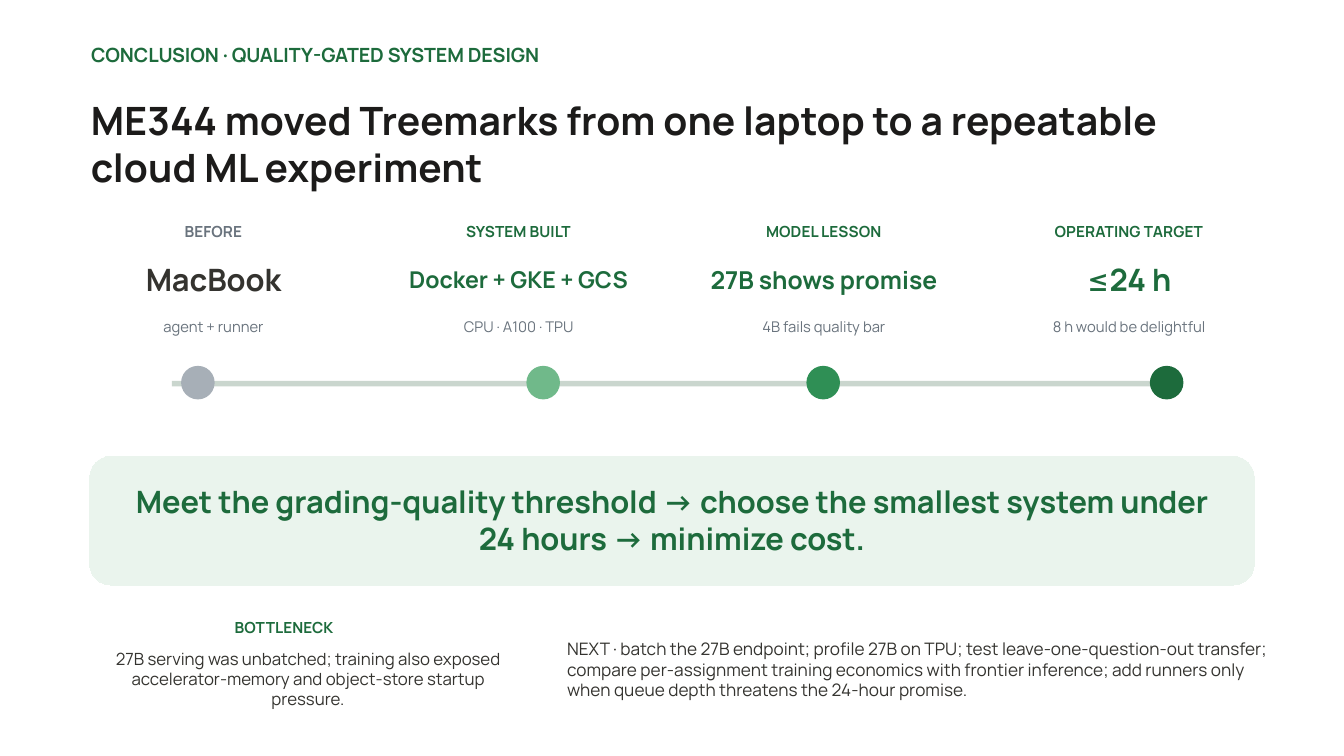
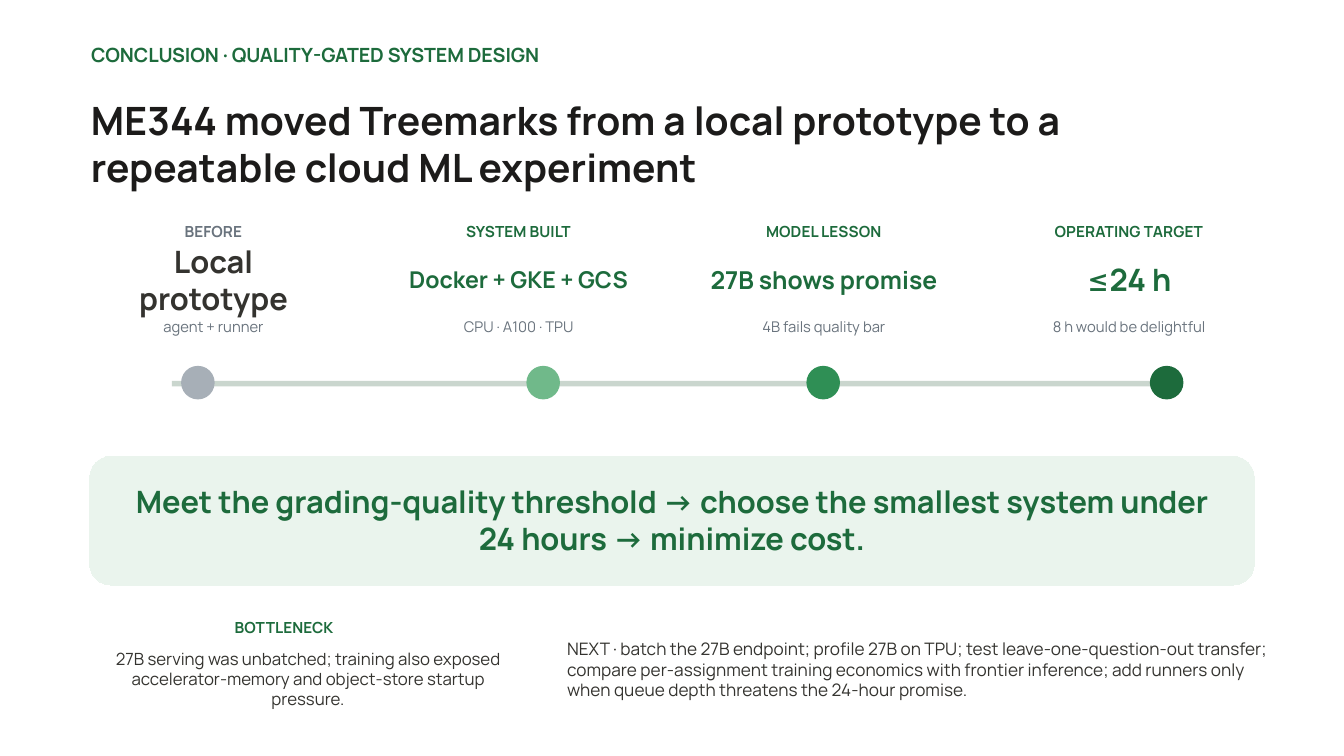
Before and after one commit to seanyepez/me344ricechem, a slide deck: slide 5 of slides/ME344_RiceChem_Option2_5_Slides.pptx. Drawn at 1344x756 pixels with LibreOffice and Linux fonts; fonts in the diff are those of the drawing. Boxes give left, top, right and bottom in pixels: in the first picture for what was removed or moved away, otherwise in the second. Text is boxed around its words. In the diff, an @@ line names an element or a change of style, - is before the commit and + after.

Commit message:
Five-slide deck: problem, proposal, measurements, CPU/GPU/TPU results, conclusion

```diff
--- a/slides/ME344_RiceChem_Option2_5_Slides.pptx
+++ b/slides/ME344_RiceChem_Option2_5_Slides.pptx
@@ text at (91, 106, 1060, 192): text changed @@
-ME344 moved Treemarks from one laptop to a repeatable cloud ML experiment
+ME344 moved Treemarks from a local prototype to a repeatable cloud ML experiment
@@ text at (139, 250, 288, 318): text changed @@
-MacBook
+Local prototype
```
Also in this commit, not shown: 1 other file.
